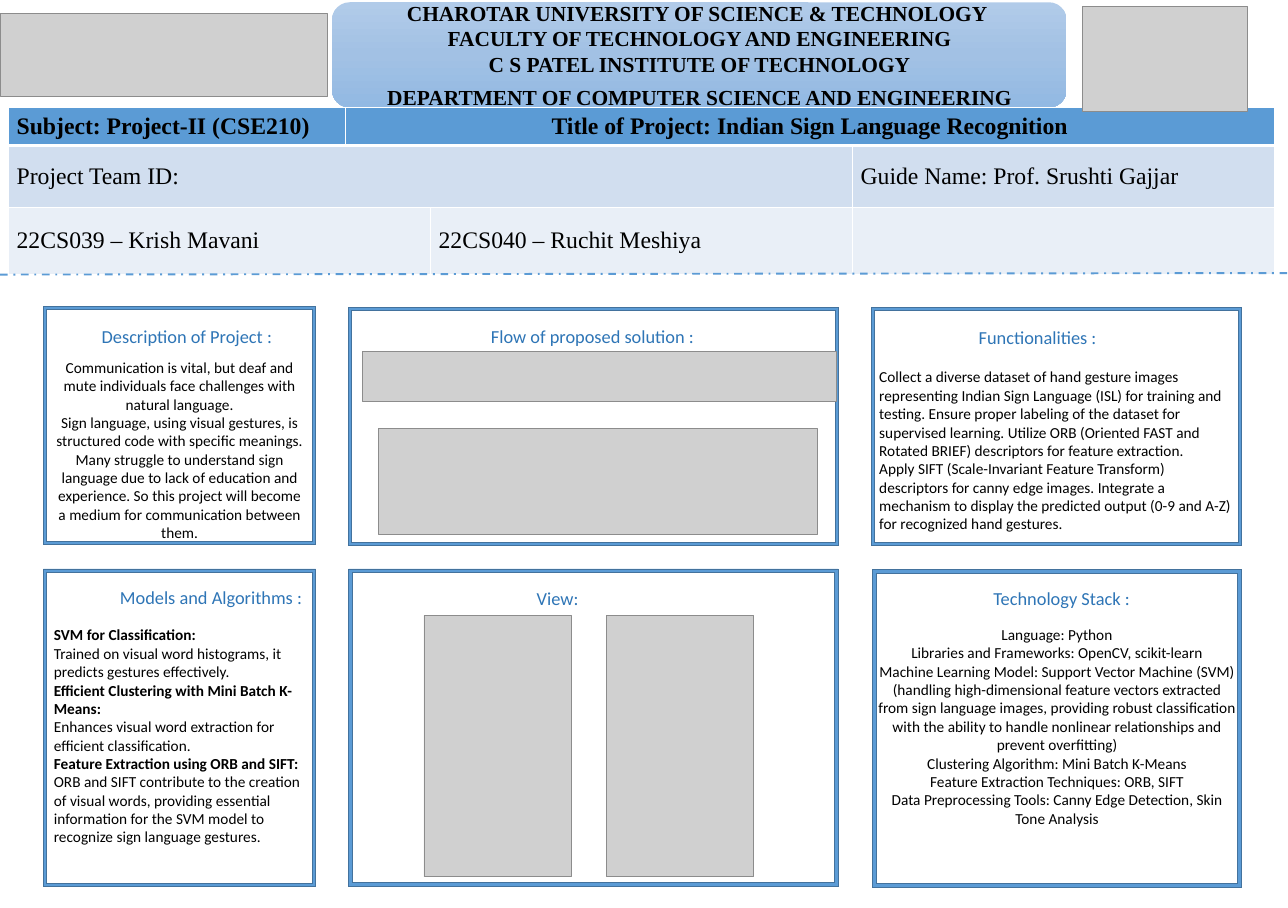
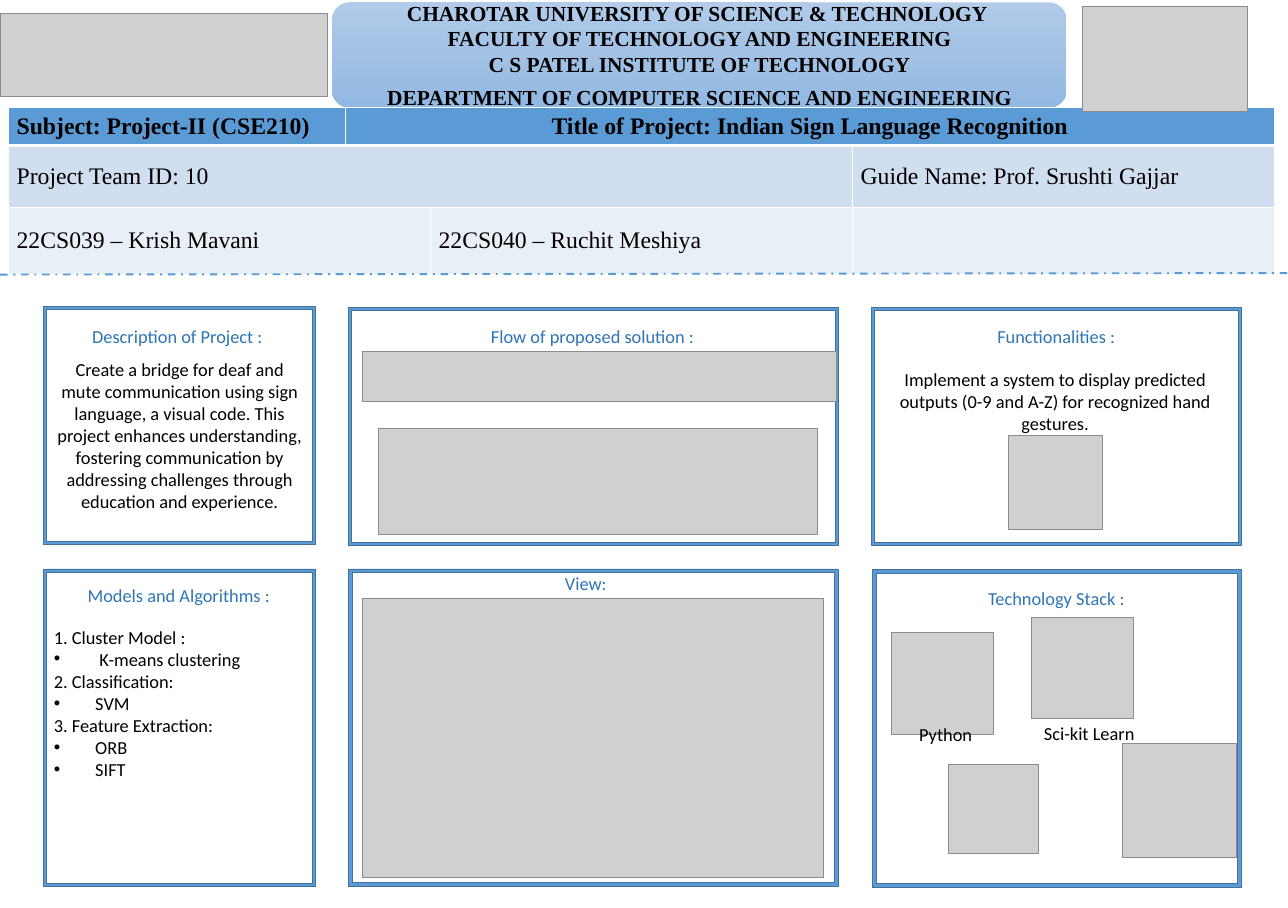
Before and after one commit to KrishMMavani/Indian-Sign-Language-Translator, a slide deck: slide 1 of Poster.pptx. Drawn at 1288x908 pixels with LibreOffice and Linux fonts; fonts in the diff are those of the drawing; grey boxes stand for pictures. Boxes give left, top, right and bottom in pixels: in the first picture for what was removed or moved away, otherwise in the second. Text is boxed around its words. In the diff, an @@ line names an element or a change of style, - is before the commit and + after.

Commit message:
Poster Added

```diff
--- a/Poster.pptx
+++ b/Poster.pptx
@@ table at [8,107,1275,275] @@
-row 2, column 1: Project Team ID:
+row 2, column 1: Project Team ID: 10
@@ text "Description of Project :": place and size @@
-text "Description of Project :" at [102,330,263,346]
+text "Description of Project :" at [92,330,254,346]
@@ text "Functionalities :": place and size @@
-text "Functionalities :" at [979,331,1088,344]
+text "Functionalities :" at [997,330,1106,343]
@@ text at [57,363,301,511]: text changed; size 20 to 24 pt @@
-Communication is vital, but deaf and mute individuals face challenges with natural language.
-Sign language, using visual gestures, is structured code with specific meanings.
-Many struggle to understand sign language due to lack of education and experience. So this project will become a medium for communication between them.
+Create a bridge for deaf and mute communication using sign language, a visual code. This project enhances understanding, fostering communication by addressing challenges through education and experience.
@@ text at [900,373,1211,433]: text changed; size 20 to 24 pt @@
-Collect a diverse dataset of hand gesture images representing Indian Sign Language (ISL) for training and testing. Ensure proper labeling of the dataset for supervised learning. Utilize ORB (Oriented FAST and Rotated BRIEF) descriptors for feature extraction.
-Apply SIFT (Scale-Invariant Feature Transform) descriptors for canny edge images. Integrate a mechanism to display the predicted output (0-9 and A-Z) for recognized hand gestures.
+Implement a system to display predicted outputs (0-9 and A-Z) for recognized hand gestures.
@@ picture added at [1008,435,1102,530] @@
@@ text "Models and Algorithms :": place and size @@
-text "Models and Algorithms :" at [120,591,293,607]
+text "Models and Algorithms :" at [88,589,260,605]
@@ picture added at [362,599,823,877] @@
@@ text "View:": place and size @@
-text "View:" at [537,592,579,605]
+text "View:" at [565,577,607,590]
@@ text "Technology Stack :": place and size @@
-text "Technology Stack :" at [993,592,1120,608]
+text "Technology Stack :" at [988,592,1115,608]
@@ picture removed at [424,615,571,877] @@
@@ picture removed at [606,615,754,877] @@
@@ text removed at [878,629,1235,827] @@
-Language: Python
-Libraries and Frameworks: OpenCV, scikit-learn
-Machine Learning Model: Support Vector Machine (SVM)
-(handling high-dimensional feature vectors extracted from sign language images, providing robust classification with the ability to handle nonlinear relationships and prevent overfitting)
-Clustering Algorithm: Mini Batch K-Means
-Feature Extraction Techniques: ORB, SIFT
-Data Preprocessing Tools: Canny Edge Detection, Skin Tone Analysis
@@ picture added at [1032,617,1133,719] @@
@@ text at [54,631,240,776]: text changed; size 20 to 24 pt @@
-SVM for Classification:
-Trained on visual word histograms, it predicts gestures effectively.
-Efficient Clustering with Mini Batch K-Means:
-Enhances visual word extraction for efficient classification.
-Feature Extraction using ORB and SIFT:
-ORB and SIFT contribute to the creation of visual words, providing essential information for the SVM model to recognize sign language gestures.
+1. Cluster Model :
+• K-means clustering
+2. Classification:
+• SVM
+3. Feature Extraction:
+• ORB
+• SIFT
@@ picture added at [892,632,994,734] @@
@@ text added at [919,728,972,746], 24 pt, text #000000 @@
+Python
@@ text added at [1044,727,1135,745], 24 pt, text #000000 @@
+Sci-kit Learn
@@ picture added at [1122,744,1237,858] @@
@@ picture added at [948,764,1038,853] @@
```
